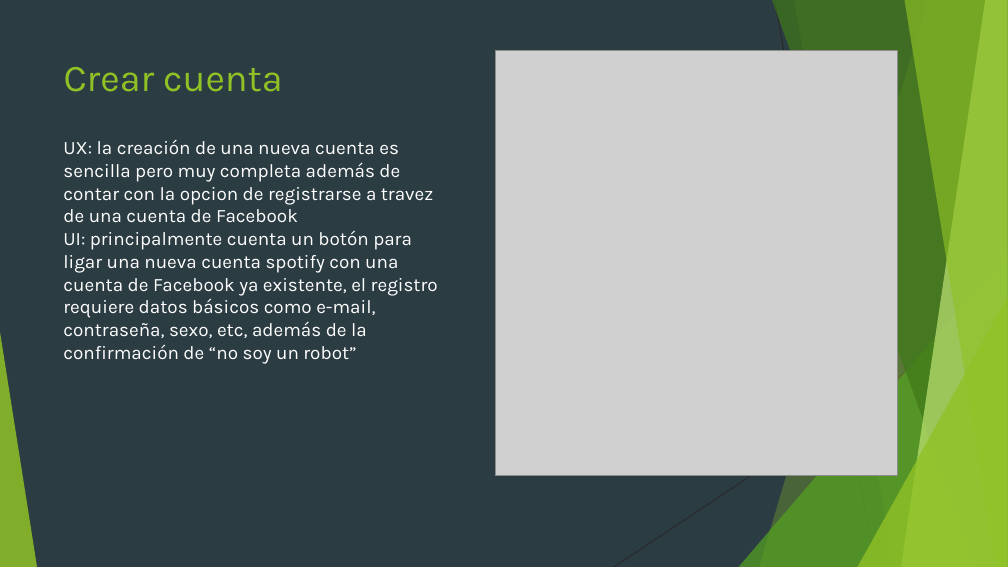
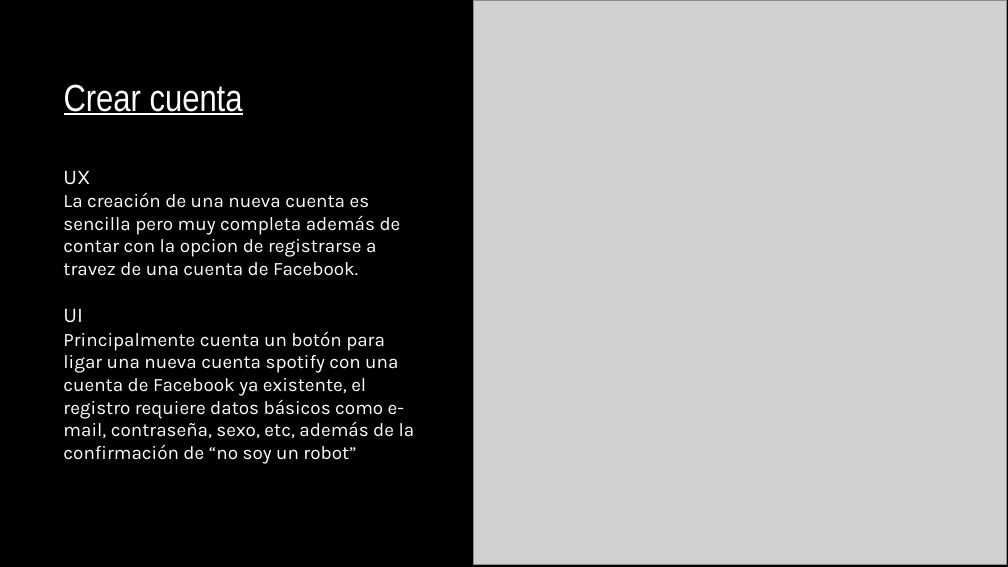
Before and after one commit to kiikedls/losjuanes, a slide deck: slide 4 of tarea/Spotify.pptx. Drawn at 1008x567 pixels with LibreOffice and Linux fonts; fonts in the diff are those of the drawing; grey boxes stand for pictures; background and template pictures are left out. Boxes give left, top, right and bottom in pixels: in the first picture for what was removed or moved away, otherwise in the second. Text is boxed around its words. In the diff, an @@ line names an element or a change of style, - is before the commit and + after.

```diff
--- a/tarea/Spotify.pptx
+++ b/tarea/Spotify.pptx
@@ background #2C3C43 to picture (left out) @@
@@ picture: place and size @@
-picture at (495, 51, 898, 476)
+picture at (474, 1, 1007, 565)
@@ title "Crear cuenta": place and size @@
-title "Crear cuenta" at (64, 67, 283, 92)
+title "Crear cuenta" at (64, 84, 243, 115)
@@ title "Crear cuenta" at (64, 84, 243, 115): font Karla to Arial Narrow, text colour #90C226 to #FFFFFF, underline on @@
@@ text at (63, 170, 415, 464): text changed @@
-UX: la creación de una nueva cuenta es sencilla pero muy completa además de contar con la opcion de registrarse a travez de una cuenta de Facebook
-UI: principalmente cuenta un botón para ligar una nueva cuenta spotify con una cuenta de Facebook ya existente, el registro requiere datos básicos como e-mail, contraseña, sexo, etc, además de la confirmación de “no soy un robot”
+UX
+La creación de una nueva cuenta es sencilla pero muy completa además de contar con la opcion de registrarse a travez de una cuenta de Facebook.
+UI
+Principalmente cuenta un botón para ligar una nueva cuenta spotify con una cuenta de Facebook ya existente, el registro requiere datos básicos como e-mail, contraseña, sexo, etc, además de la confirmación de “no soy un robot”
@@ group removed at (0, 0, 1008, 567): 5 freeform shapes, 3 triangles, 2 lines @@
```
Also in this commit, not shown: 6 other slides changed.
